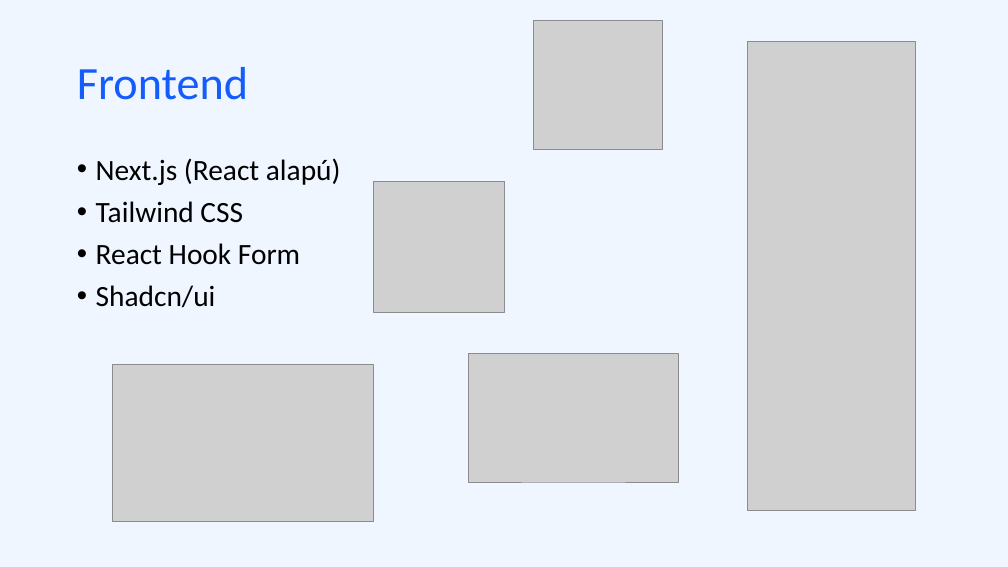
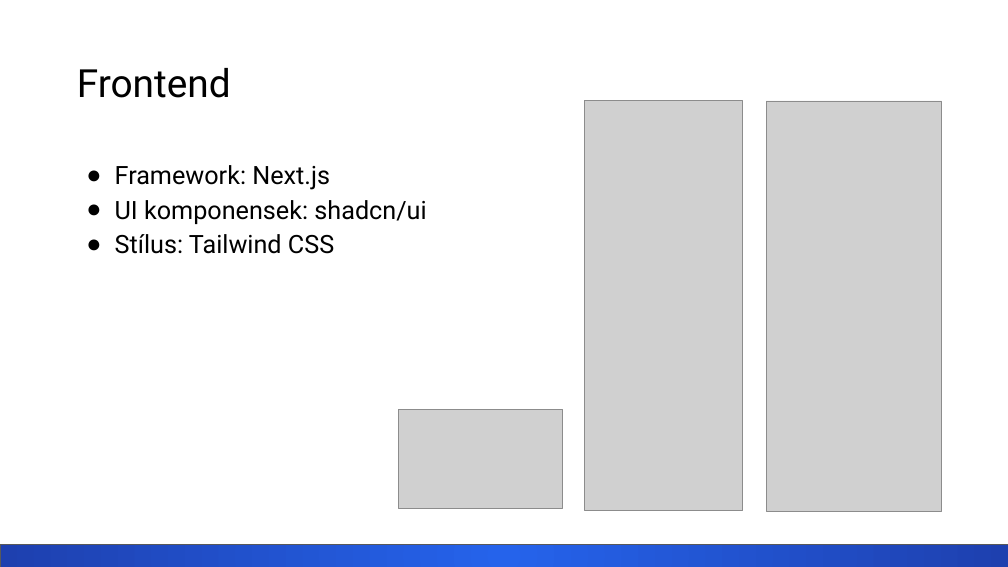
Before and after one commit to nagygabor123/vizsgaremek, a slide deck: slide 7 of Dokumentacio/Eloadas.pptx. Drawn at 1008x567 pixels with LibreOffice and Linux fonts; fonts in the diff are those of the drawing; grey boxes stand for pictures. Boxes give left, top, right and bottom in pixels: in the first picture for what was removed or moved away, otherwise in the second. Text is boxed around its words. In the diff, an @@ line names an element or a change of style, - is before the commit and + after.

```diff
--- a/Dokumentacio/Eloadas.pptx
+++ b/Dokumentacio/Eloadas.pptx
@@ background #EFF6FF to #FFFFFF @@
@@ picture removed at (534,21,662,150) @@
@@ title "Frontend" at (77,68,231,98): size 44 to 37 pt, font Calibri to Roboto, text colour #145CFC to #000000 @@
@@ picture added at (585,101,743,510) @@
@@ picture: place and size @@
-picture at (748,42,915,510)
+picture at (766,101,941,511)
@@ text removed at (96,158,341,308) @@
-• Next.js (React alapú)
-• Tailwind CSS
-• React Hook Form
-• Shadcn/ui
@@ text added at (115,165,426,254), 24 pt, text #000000 @@
+● Framework: Next.js
+● UI komponensek: shadcn/ui
+● Stílus: Tailwind CSS
@@ picture removed at (374,181,504,312) @@
@@ picture removed at (468,354,678,482) @@
@@ picture removed at (112,364,373,522) @@
@@ picture added at (399,409,563,508) @@
@@ rectangle added at (0,544,1008,567), fill gradient #2563EB to #1E40AF, outline #595959 0.75 pt @@
```
Also in this commit, not shown: 6 other slides changed, 10 slides added, 9 slides removed, 3 other files.
